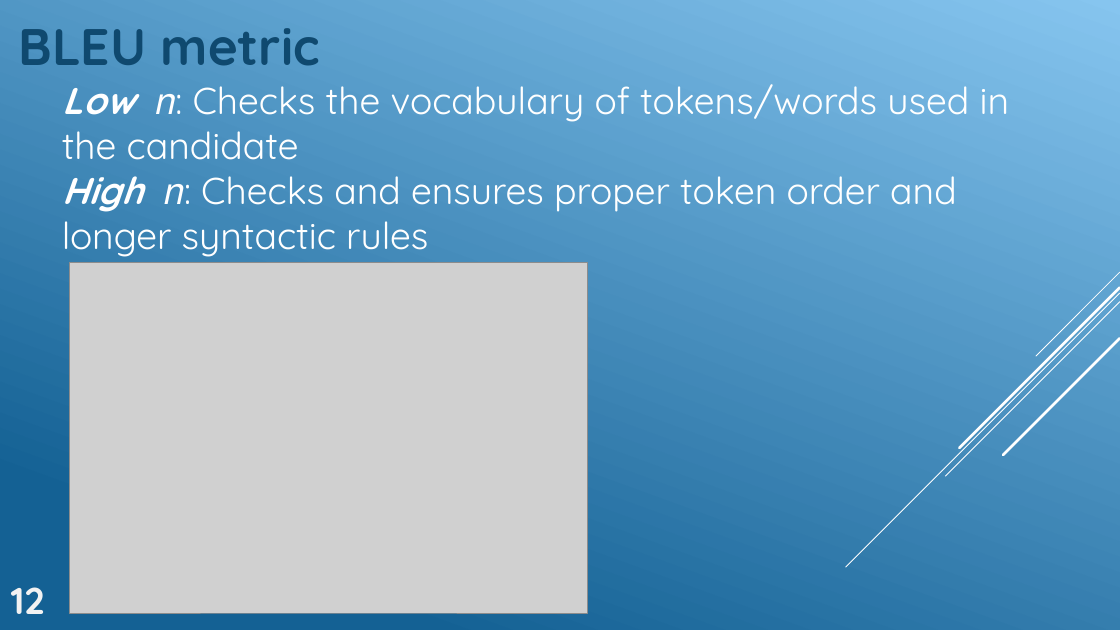
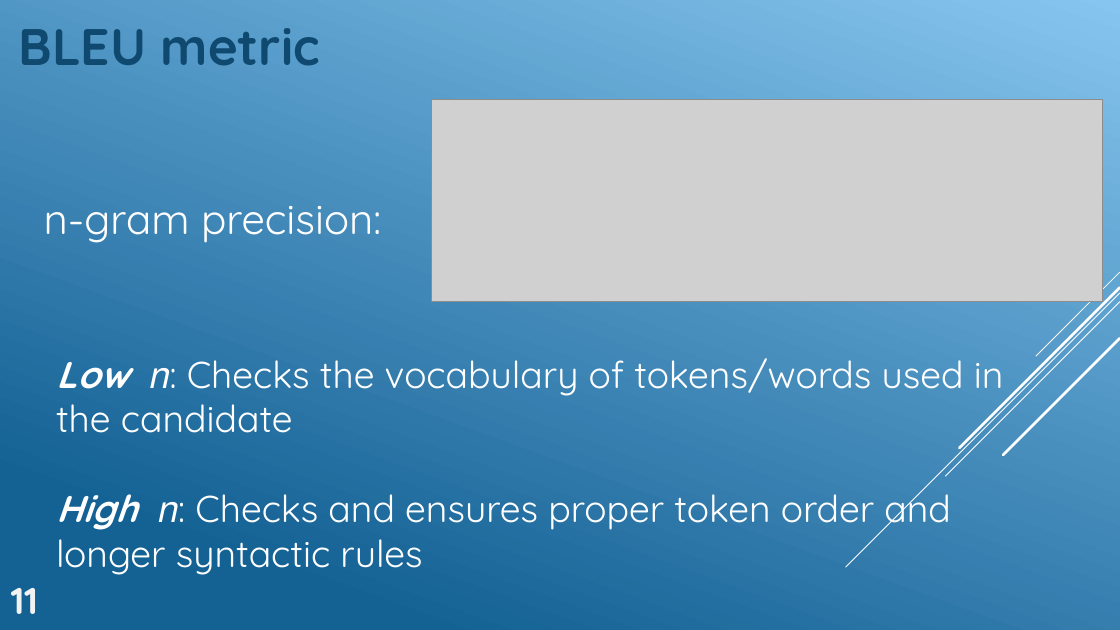
Before and after one commit to GeckSpy/IPdf2Latex, a slide deck: slide 19 of Presentation/Final presentation anim.pptx (slide 21 before the commit). Drawn at 1120x630 pixels with LibreOffice and Linux fonts; fonts in the diff are those of the drawing; grey boxes stand for pictures. Boxes give left, top, right and bottom in pixels: in the first picture for what was removed or moved away, otherwise in the second. Text is boxed around its words. In the diff, an @@ line names an element or a change of style, - is before the commit and + after.

```diff
--- a/Presentation/Final presentation anim.pptx
+++ b/Presentation/Final presentation anim.pptx
@@ picture added at (x1=432, y1=99, x2=1103, y2=302) @@
@@ text added at (x1=44, y1=206, x2=381, y2=243), 36 pt, text #FFFFFF @@
+n-gram precision:
@@ picture removed at (x1=70, y1=263, x2=587, y2=613) @@
@@ text "Low 𝑛: Checks the vocabulary ..." rewrapped from (x1=62, y1=84, x2=1010, y2=257) to (x1=56, y1=358, x2=1004, y2=575) @@
@@ text at (x1=11, y1=588, x2=38, y2=614): text changed @@
-12
+11
```
Also in this commit, not shown: 8 other slides changed, 4 slides added, 2 slides removed, 2 other files.
